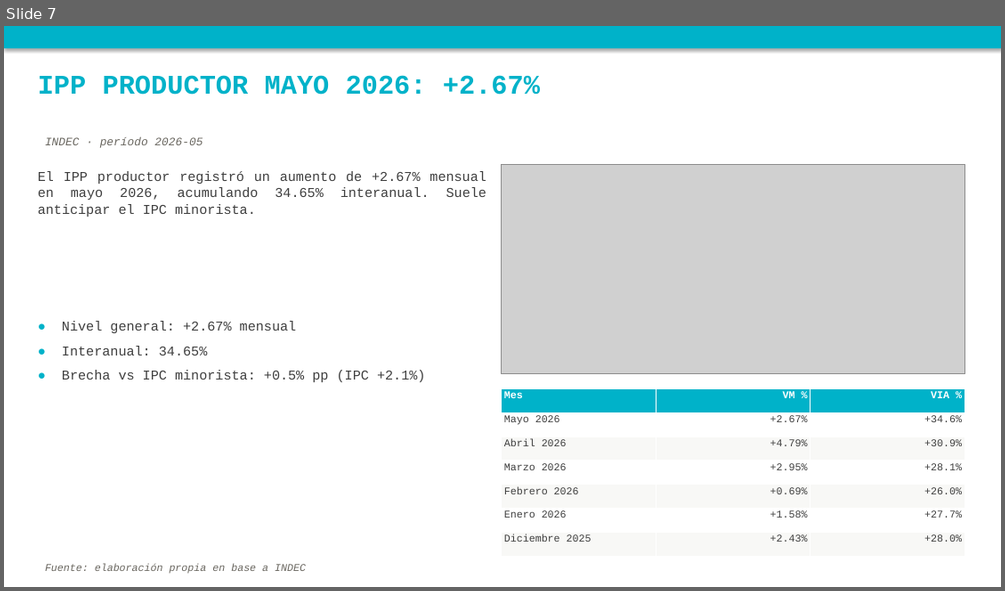
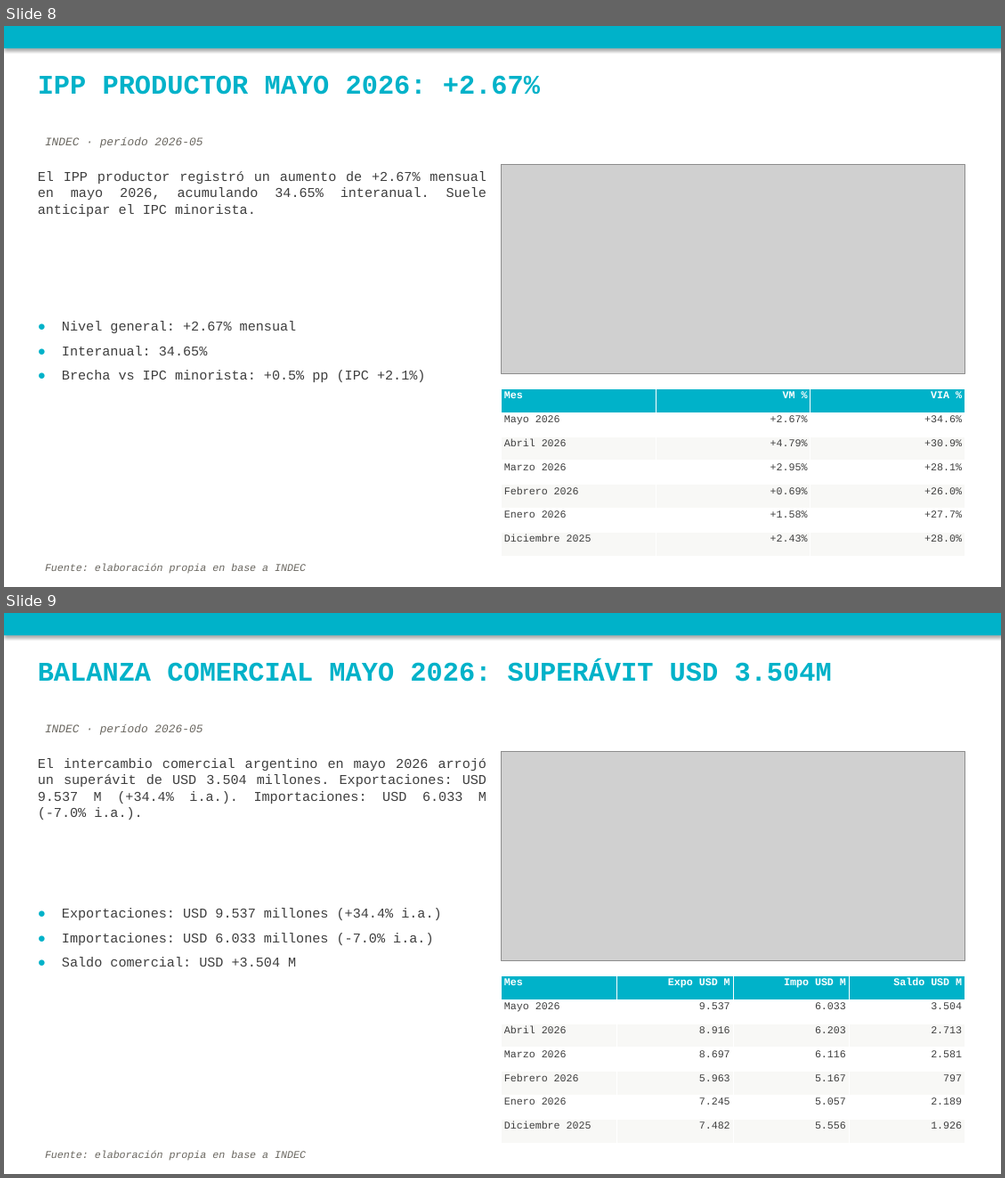
Before and after one commit to nwalovnik/boludos-ppt, a slide deck: publicaciones_semana.pptx. Shown one above the other, each under a label of ours: slide 7 before the commit, slides 8 and 9 after it. The pictures are 1005x591 and 1005x1178 pixels, drawn with LibreOffice and Linux fonts; fonts in the diff are those of the drawing; grey boxes stand for pictures. Boxes give left, top, right and bottom in pixels: in the first picture for what was removed or moved away, otherwise in the second. Text is boxed around its words. In the diff, an @@ line names an element or a change of style, - is before the commit and + after.

```diff
--- a/publicaciones_semana.pptx
+++ b/publicaciones_semana.pptx
@@ slide 9 added at (x1=4, y1=613, x2=1001, y2=1174), background #FFFFFF @@
@@ rectangle added at (x1=4, y1=613, x2=1001, y2=635), fill #00B2C9 @@
@@ text added at (x1=38, y1=661, x2=832, y2=682), 26 pt, text #00B2C9, bold @@
+BALANZA COMERCIAL MAYO 2026: SUPERÁVIT USD 3.504M
@@ text added at (x1=45, y1=724, x2=202, y2=735), 11 pt, text #6A6760, italic @@
+INDEC · período 2026-05
@@ text added at (x1=38, y1=758, x2=487, y2=819), 13 pt, text #3F3F3F @@
+El intercambio comercial argentino en mayo 2026 arrojó un superávit de USD 3.504 millones. Exportaciones: USD 9.537 M (+34.4% i.a.). Importaciones: USD 6.033 M (-7.0% i.a.).
@@ picture added at (x1=502, y1=751, x2=965, y2=961) @@
@@ text added at (x1=62, y1=908, x2=441, y2=966), 13 pt, text #3F3F3F @@
+● Exportaciones: USD 9.537 millones (+34.4% i.a.)
+● Importaciones: USD 6.033 millones (-7.0% i.a.)
+● Saldo comercial: USD +3.504 M
@@ table added at (x1=502, y1=976, x2=965, y2=1143), 7 rows, 4 columns @@
+Mes | Expo USD M | Impo USD M | Saldo USD M
+Mayo 2026 | 9.537 | 6.033 | 3.504
+Abril 2026 | 8.916 | 6.203 | 2.713
+Marzo 2026 | 8.697 | 6.116 | 2.581
+Febrero 2026 | 5.963 | 5.167 | 797
+Enero 2026 | 7.245 | 5.057 | 2.189
+Diciembre 2025 | 7.482 | 5.556 | 1.926
@@ text added at (x1=45, y1=1150, x2=306, y2=1160), 10 pt, text #6A6760, italic @@
+Fuente: elaboración propia en base a INDEC
@@ what was slide 7 is now slide 8 @@
```
Also in this commit, not shown: 1 slide changed, 2 other slides added, 4 other files.
